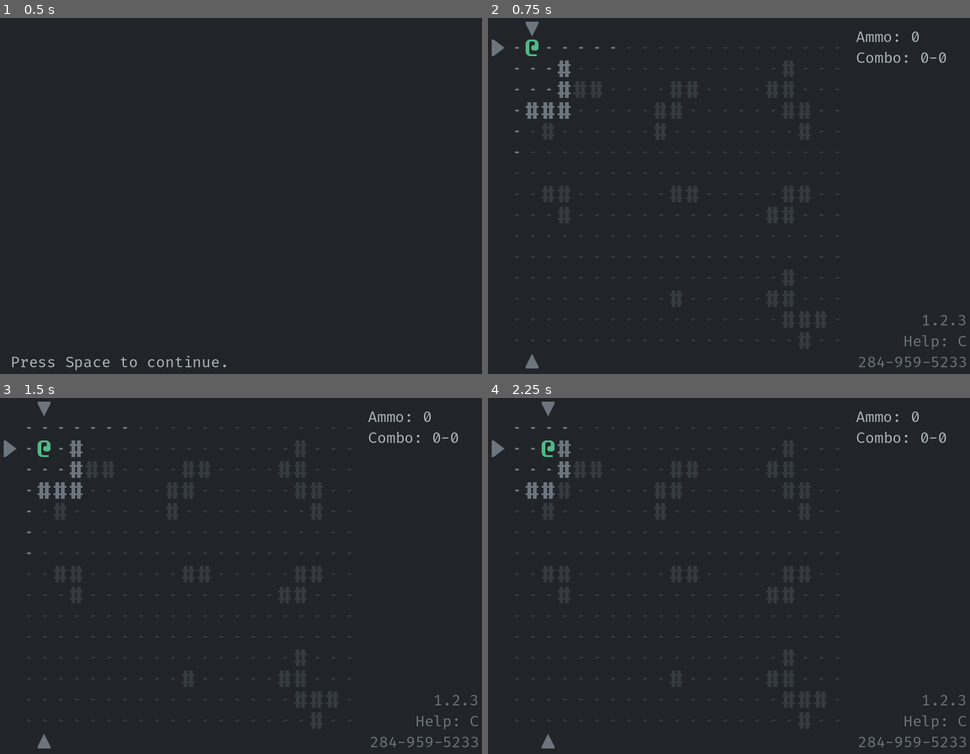
Above: before the commit, frames 1-4 (two rows, left to right).
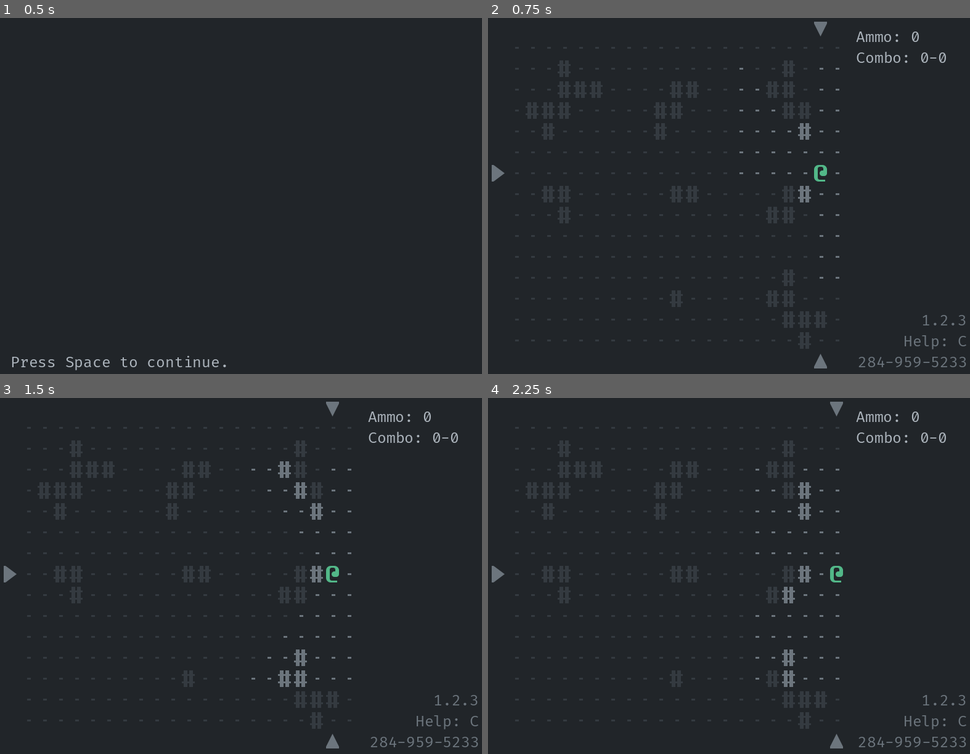
Above: after the commit, the same moments.

Repository: Bozar/godot-4-roguelike-demo
Game: Godot game, scene res://scene/main/main_game.tscn
Two runs of this game, one before a commit and one after it. Both use one fixed random seed, a clock stepped at 60 frames per second and the inputs below.
Inputs:
- Up to frame 1 (0.5 s): no input
- Up to frame 2 (0.75 s): tap Space (aim) at 0.5, 0.6 s; hold Right (move_right) from 0.53 s (still down)
- Up to frame 3 (1.5 s): tap Space (aim) at 1.25, 1.35 s; release Right (move_right) at 1.28 s; hold Down (move_down) from 1.28 s (still down)
- Up to frame 4 (2.25 s): tap Enter at 2 s; release Down (move_down) at 2.03 s; hold Right (move_right) from 2.03 s (still down); tap Space (aim) at 2.1 s

Frame 1 is identical in both runs. In frame 2, 1.4% of the frame differs, in the area x 0-73%, y 1-99%; in frame 3, 1.8%; in frame 4, 1.6%.

Commit message:
Put PC and some of the walls in random positions.

Diff:
--- a/library/file_io.gd
+++ b/library/file_io.gd
@@ -51,4 +51,4 @@
 
 static func _get_full_path(file_name: String, args: Array) -> String:
     var path: String = args[0]
-    return path + "/" + file_name
+    return path + file_name
--- a/scene/main/init_world.gd
+++ b/scene/main/init_world.gd
@@ -12,6 +12,7 @@
 ]
 
 const WALL_CHAR: StringName = "#"
+const RANDOM_WALL_CHAR: StringName = "+"
 const TRAP_CHAR: StringName = "?"
 const GRUNT_CHAR: StringName = "G"
 
@@ -21,23 +22,38 @@
 
 func create_world() -> void:
     var tagged_sprites: Array[TaggedSprite] = []
+    var occupied_grids: Dictionary = Map2D.init_map(false)
     var pc_coord: Vector2i
 
-    pc_coord = _create_pc(tagged_sprites)
     _create_floor(tagged_sprites)
-    _create_from_file(tagged_sprites)
+    _create_from_file(occupied_grids, tagged_sprites)
+    pc_coord = _create_pc(occupied_grids, tagged_sprites)
     _create_indicator(pc_coord, tagged_sprites)
 
     SpriteFactory.create_sprites(tagged_sprites)
 
 
-func _create_pc(tagged_sprites: Array[TaggedSprite]) -> Vector2i:
-    var pc_coord: Vector2i = Vector2i(0, 0)
+func _create_pc(occupied_grids: Dictionary,
+        tagged_sprites: Array[TaggedSprite]) -> Vector2i:
+    var coords: Array = []
+    var row: Array
+    var pc_coord: Vector2i
+
+    for x: int in range(0, occupied_grids.size()):
+        row = occupied_grids[x]
+        for y: int in range(row.size()):
+            if occupied_grids[x][y]:
+                continue
+            coords.push_back(Vector2i(x, y))
+    ArrayHelper.shuffle(coords, _ref_RandomNumber)
+
+    pc_coord = coords[0]
     tagged_sprites.push_back(CreateSprite.create_actor(SubTag.PC, pc_coord))
     return pc_coord
 
 
-func _create_from_file(tagged_sprites: Array[TaggedSprite]) -> void:
+func _create_from_file(occupied_grids: Dictionary,
+        tagged_sprites: Array[TaggedSprite]) -> void:
     var prefabs: Array = FileIo.get_files(PATH_TO_PREFAB)
     var file_name: String
     var parsed: ParsedFile
@@ -53,6 +69,7 @@
         if not parsed.parse_success:
             return
 
+        print(file_name)
         packed_prefab = DungeonPrefab.get_prefab(parsed.output_line,
                 _get_edit_tags())
 
@@ -61,13 +78,16 @@
         shift_coord.x = (i - MAX_PREFABS_PER_ROW * row) * packed_prefab.max_x
         shift_coord.y = row * packed_prefab.max_y
 
-        _create_sprite(packed_prefab, shift_coord, tagged_sprites)
+        _create_sprite(packed_prefab, shift_coord, occupied_grids,
+                tagged_sprites)
 
 
 func _create_sprite(packed_prefab: DungeonPrefab.PackedPrefab,
-        shift_coord: Vector2i, tagged_sprites: Array[TaggedSprite]) -> void:
+        shift_coord: Vector2i, occupied_grids: Dictionary,
+        tagged_sprites: Array[TaggedSprite]) -> void:
     var new_x: int
     var new_y: int
+    var random_wall_coords: Array = []
 
     for y: int in range(0, packed_prefab.max_y):
         for x: int in range(0, packed_prefab.max_x):
@@ -75,6 +95,7 @@
             new_y = y + shift_coord.y
             match packed_prefab.prefab[x][y]:
                 WALL_CHAR:
+                    occupied_grids[new_x][new_y] = true
                     tagged_sprites.push_back(CreateSprite.create_building(
                             SubTag.WALL, Vector2i(new_x, new_y)))
                 GRUNT_CHAR:
@@ -83,6 +104,9 @@
                 TRAP_CHAR:
                     tagged_sprites.push_back(CreateSprite.create_trap(
                             SubTag.AMMO, Vector2i(new_x, new_y)))
+                RANDOM_WALL_CHAR:
+                    random_wall_coords.push_back(Vector2i(new_x, new_y))
+    _create_random_wall(random_wall_coords, occupied_grids, tagged_sprites)
 
 
 func _create_floor(tagged_sprites: Array[TaggedSprite]) -> void:
@@ -123,3 +147,14 @@
         if _ref_RandomNumber.get_percent_chance(50):
             tags.push_back(i)
     return tags
+
+
+func _create_random_wall(coords: Array, occupied_grids: Dictionary,
+        tagged_sprites: Array[TaggedSprite]) -> void:
+    var max_walls: int = floor(coords.size() / 2.0)
+
+    ArrayHelper.shuffle(coords, _ref_RandomNumber)
+    coords.resize(max_walls)
+    for i: Vector2i in coords:
+        occupied_grids[i.x][i.y] = true
+        tagged_sprites.push_back(CreateSprite.create_building(SubTag.WALL, i))
